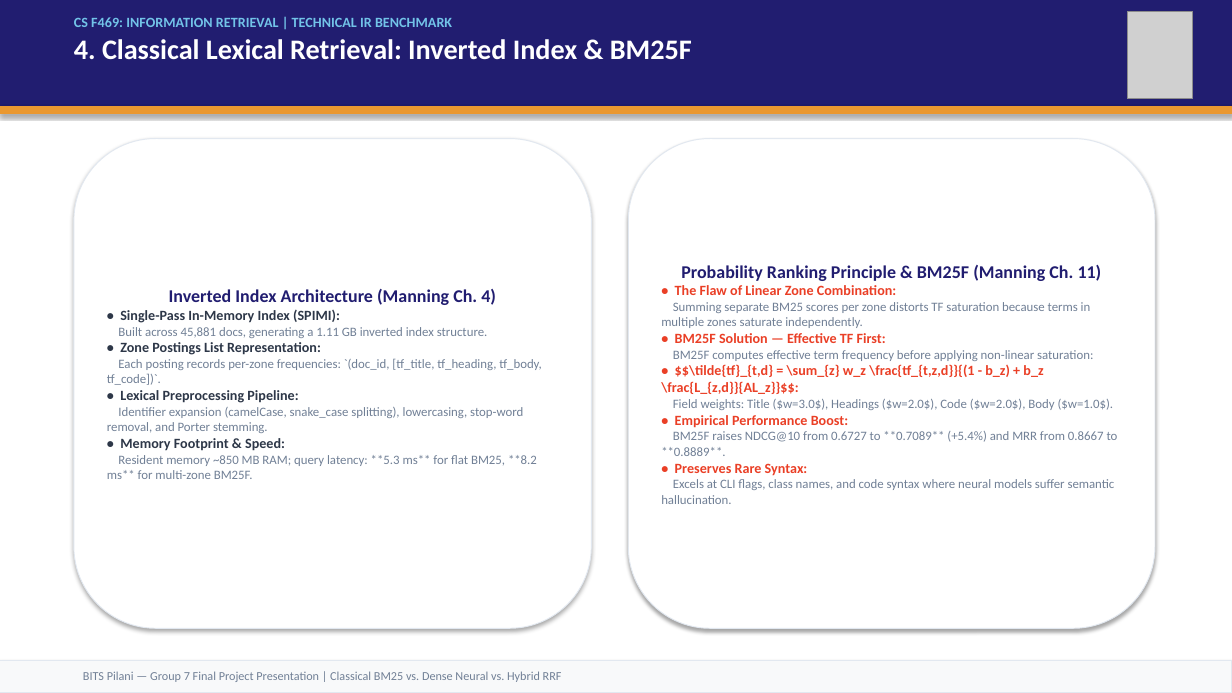
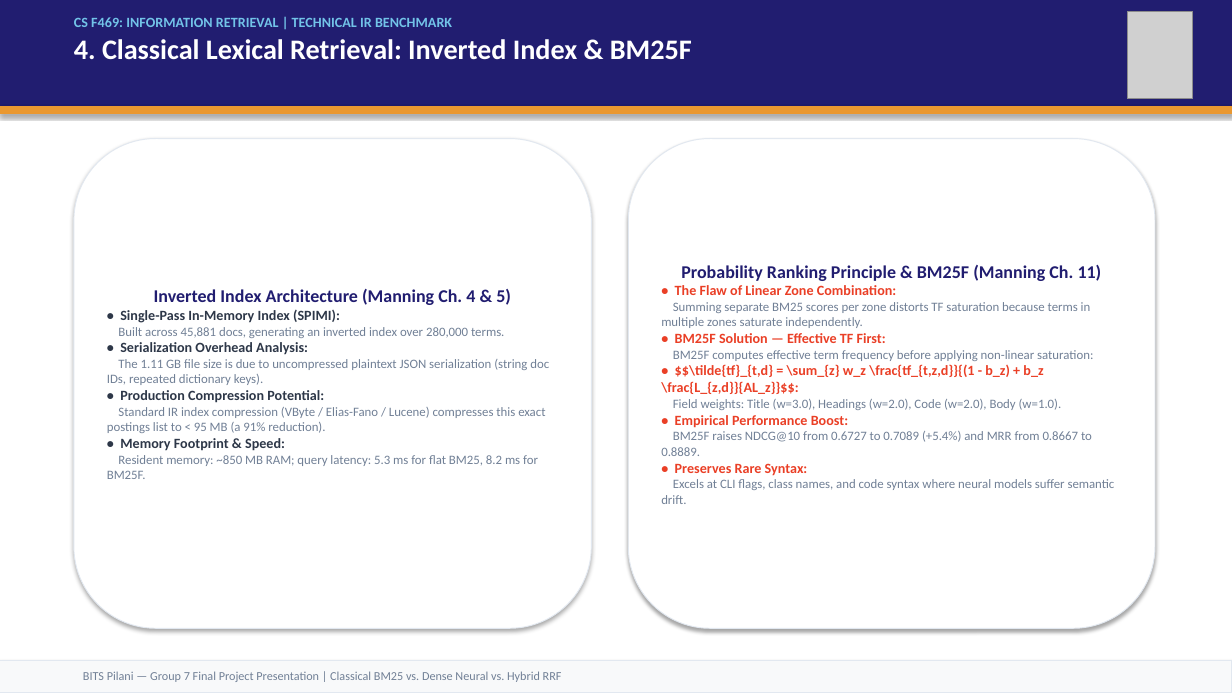
Before and after one commit to vishrutbhushan/ir-benchmark, a slide deck: slide 5 of presentation/IR_Benchmark_Presentation.pptx. Drawn at 1232x693 pixels with LibreOffice and Linux fonts; fonts in the diff are those of the drawing; grey boxes stand for pictures. Boxes give left, top, right and bottom in pixels: in the first picture for what was removed or moved away, otherwise in the second. Text is boxed around its words. In the diff, an @@ line names an element or a change of style, - is before the commit and + after.

```diff
--- a/presentation/IR_Benchmark_Presentation.pptx
+++ b/presentation/IR_Benchmark_Presentation.pptx
@@ text in rounded rectangle at [154, 289, 511, 305]: text changed @@
-Inverted Index Architecture (Manning Ch. 4)
+Inverted Index Architecture (Manning Ch. 4 & 5)
@@ text in rounded rectangle at [107, 327, 549, 433]: text changed @@
-Built across 45,881 docs, generating a 1.11 GB inverted index structure.
-• Zone Postings List Representation:
-Each posting records per-zone frequencies: `(doc_id, [tf_title, tf_heading, tf_body, tf_code])`.
-• Lexical Preprocessing Pipeline:
-Identifier expansion (camelCase, snake_case splitting), lowercasing, stop-word removal, and Porter stemming.
+Built across 45,881 docs, generating an inverted index over 280,000 terms.
+• Serialization Overhead Analysis:
+The 1.11 GB file size is due to uncompressed plaintext JSON serialization (string doc IDs, repeated dictionary keys).
+• Production Compression Potential:
+Standard IR index compression (VByte / Elias-Fano / Lucene) compresses this exact postings list to < 95 MB (a 91% reduction).
@@ text in rounded rectangle at [673, 399, 1062, 410]: text changed @@
-Field weights: Title ($w=3.0$), Headings ($w=2.0$), Code ($w=2.0$), Body ($w=1.0$).
+Field weights: Title (w=3.0), Headings (w=2.0), Code (w=2.0), Body (w=1.0).
@@ text in rounded rectangle at [661, 431, 1092, 456]: text changed @@
-BM25F raises NDCG@10 from 0.6727 to **0.7089** (+5.4%) and MRR from 0.8667 to **0.8889**.
+BM25F raises NDCG@10 from 0.6727 to 0.7089 (+5.4%) and MRR from 0.8667 to 0.8889.
@@ text in rounded rectangle at [107, 455, 538, 479]: text changed @@
-Resident memory ~850 MB RAM; query latency: **5.3 ms** for flat BM25, **8.2 ms** for multi-zone BM25F.
+Resident memory: ~850 MB RAM; query latency: 5.3 ms for flat BM25, 8.2 ms for BM25F.
@@ text in rounded rectangle at [661, 479, 1115, 504]: text changed @@
-Excels at CLI flags, class names, and code syntax where neural models suffer semantic hallucination.
+Excels at CLI flags, class names, and code syntax where neural models suffer semantic drift.
```
Also in this commit, not shown: 9 other slides changed, 6 other files.
